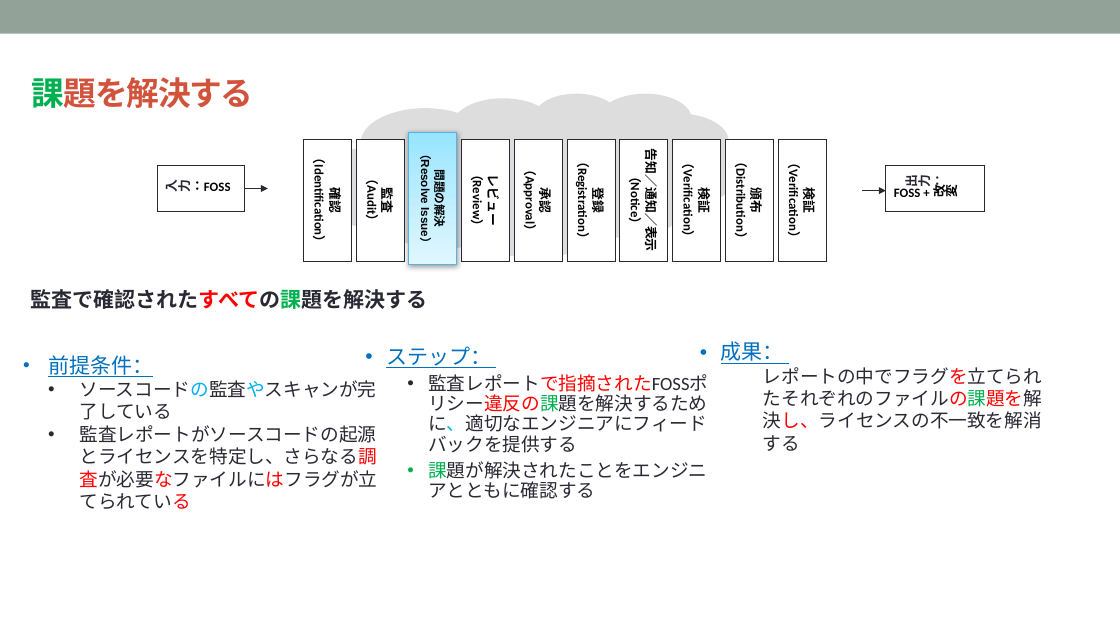
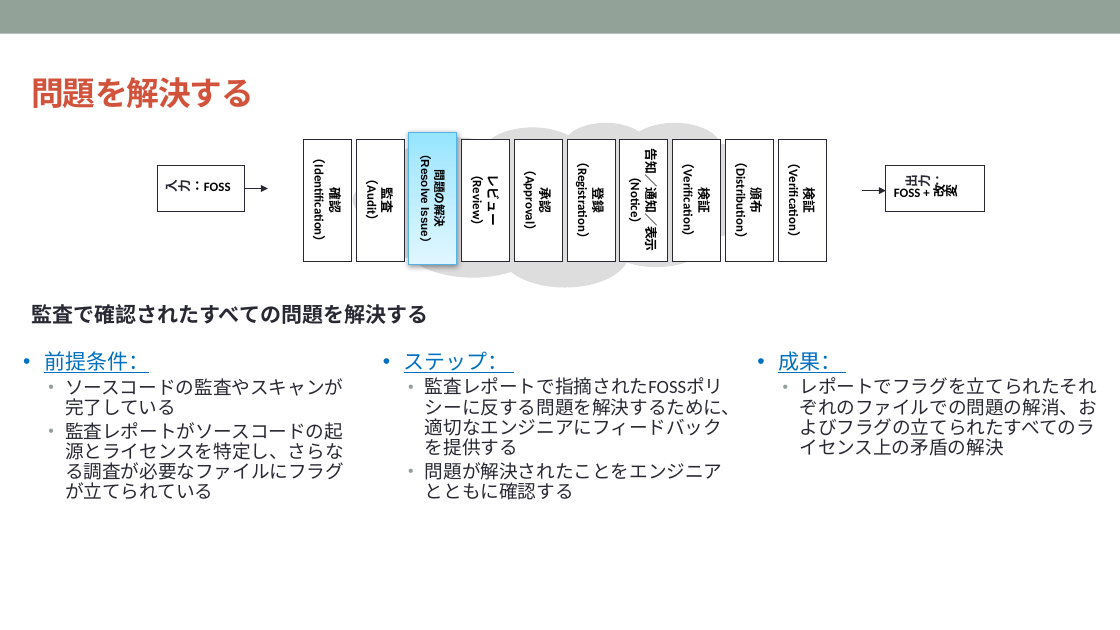
Before and after one commit to OpenChain-Project/Curriculum-Translation-JP, a slide deck: slide 56 of RC/openchain-curriculum-release-2-jp_rc1.0.pptx. Drawn at 1120x630 pixels with LibreOffice and Linux fonts; fonts in the diff are those of the drawing; background and template pictures are left out. Boxes give left, top, right and bottom in pixels: in the first picture for what was removed or moved away, otherwise in the second. Text is boxed around its words. In the diff, an @@ line names an element or a change of style, - is before the commit and + after.

```diff
--- a/RC/openchain-curriculum-release-2-jp_rc1.0.pptx
+++ b/RC/openchain-curriculum-release-2-jp_rc1.0.pptx
@@ text at bbox=[31, 77, 254, 108]: text changed @@
-課題を解決する
+問題を解決する
@@ thought cloud: place and size @@
-thought cloud at bbox=[323, 93, 738, 258]
+thought cloud at bbox=[353, 123, 767, 287]
@@ text at bbox=[31, 304, 428, 324]: text changed @@
-監査で確認されたすべての課題を解決する
+監査で確認されたすべての問題を解決する
@@ text at bbox=[44, 351, 343, 416]: text colour #00B0F0 to #292934 in "ソースコードの監査やスキャンが完了している"; indent changed; line spacing 1.5 to 0.9; list level 1 to 2 in "ソースコードの監査やスキャンが完了している"; line spacing 1 to 0.9 @@
@@ text "ステップ：": place and size @@
-text "ステップ：" at bbox=[386, 346, 708, 499]
+text "ステップ：" at bbox=[404, 351, 741, 500]
@@ text "成果：": place and size @@
-text "成果：" at bbox=[721, 341, 1042, 451]
+text "成果：" at bbox=[778, 351, 1097, 456]
@@ text at bbox=[425, 377, 741, 500]: text changed @@
-  • 監査レポートで指摘されたFOSSポリシー違反の課題を解決するために、適切なエンジニアにフィードバックを提供する
-  • 課題が解決されたことをエンジニアとともに確認する
+  • 監査レポートで指摘されたFOSSポリシーに反する問題を解決するために、適切なエンジニアにフィードバックを提供する
+  • 問題が解決されたことをエンジニアとともに確認する
@@ text at bbox=[799, 377, 1097, 456]: text changed @@
-レポートの中でフラグを立てられたそれぞれのファイルの課題を解決し、ライセンスの不一致を解消する
+  • レポートでフラグを立てられたそれぞれのファイルでの問題の解消、およびフラグの立てられたすべてのライセンス上の矛盾の解決
@@ text at bbox=[65, 422, 344, 499]: text changed @@
-• 監査レポートがソースコードの起源とライセンスを特定し、さらなる調査が必要なファイルにはフラグが立てられている
+  • 監査レポートがソースコードの起源とライセンスを特定し、さらなる調査が必要なファイルにフラグが立てられている
```
Also in this commit, not shown: 10 other slides changed.
